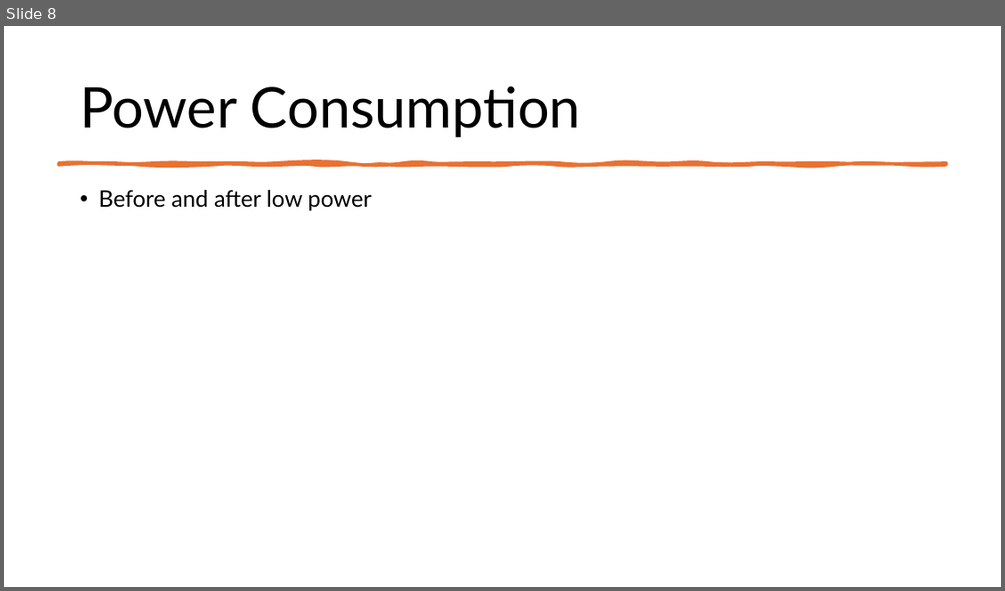
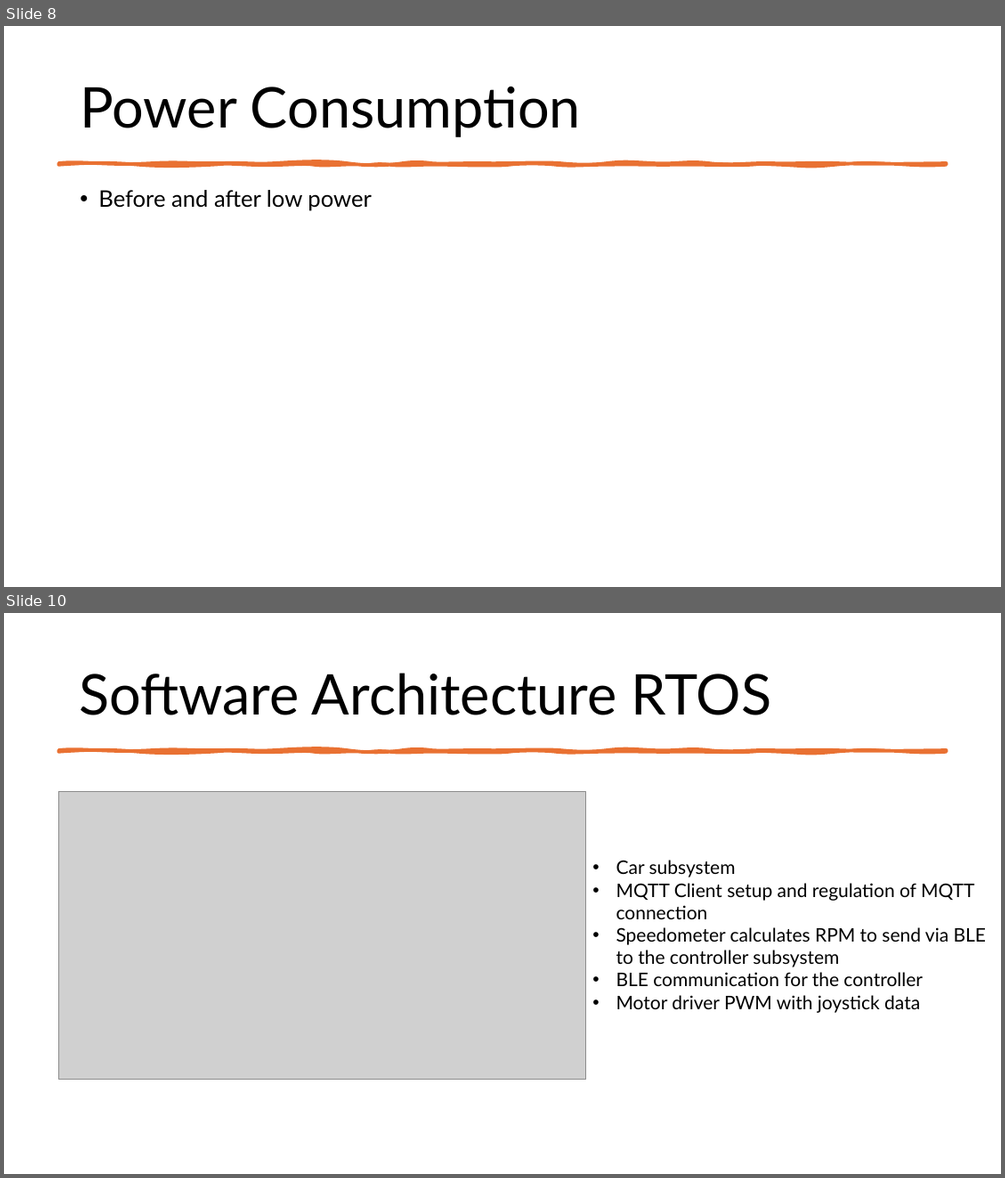
Before and after one commit to RaufPere/RC_CAR_IOT, a slide deck: Documentation/RC_CAR.pptx. Shown one above the other, each under a label of ours: slide 8 before the commit, slides 8 and 10 after it; the slides between them are not shown. The pictures are 1005x591 and 1005x1178 pixels, drawn with LibreOffice and Linux fonts; fonts in the diff are those of the drawing; grey boxes stand for pictures. Boxes give left, top, right and bottom in pixels: in the first picture for what was removed or moved away, otherwise in the second. Text is boxed around its words. In the diff, an @@ line names an element or a change of style, - is before the commit and + after.

```diff
--- a/Documentation/RC_CAR.pptx
+++ b/Documentation/RC_CAR.pptx
@@ slide 10 added at [4,613,1001,1174], background #FFFFFF @@
@@ title added at [79,673,772,715], 54 pt, text #000000 @@
+Software Architecture RTOS
@@ freeform shape added at [58,750,947,751], fill #E97132, outline #E97132 3.25 pt @@
@@ picture added at [59,792,586,1078] @@
@@ text added at [616,860,986,1013], 18 pt, text #000000 @@
+• Car subsystem
+• MQTT Client setup and regulation of MQTT connection
+• Speedometer calculates RPM to send via BLE to the controller subsystem
+• BLE communication for the controller
+• Motor driver PWM with joystick data
```
Also in this commit, not shown: 2 other slides added, 2 slides removed.
